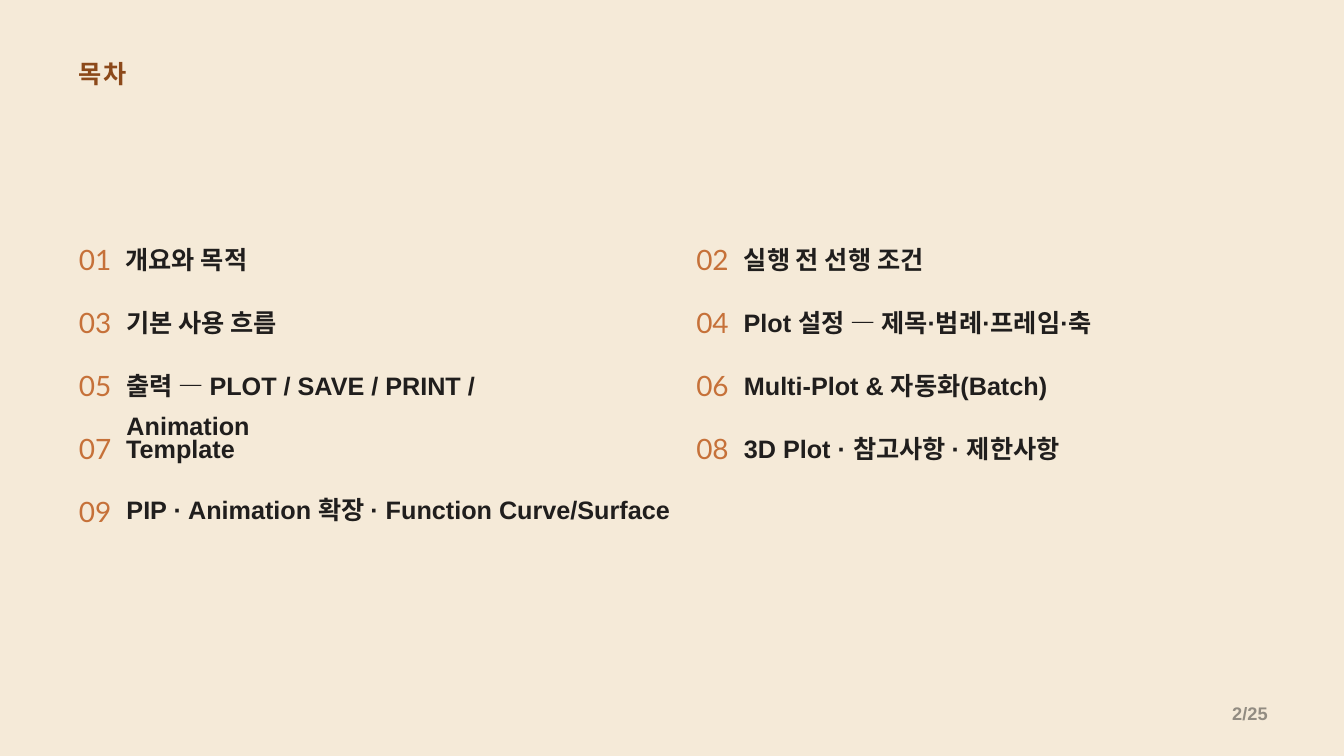
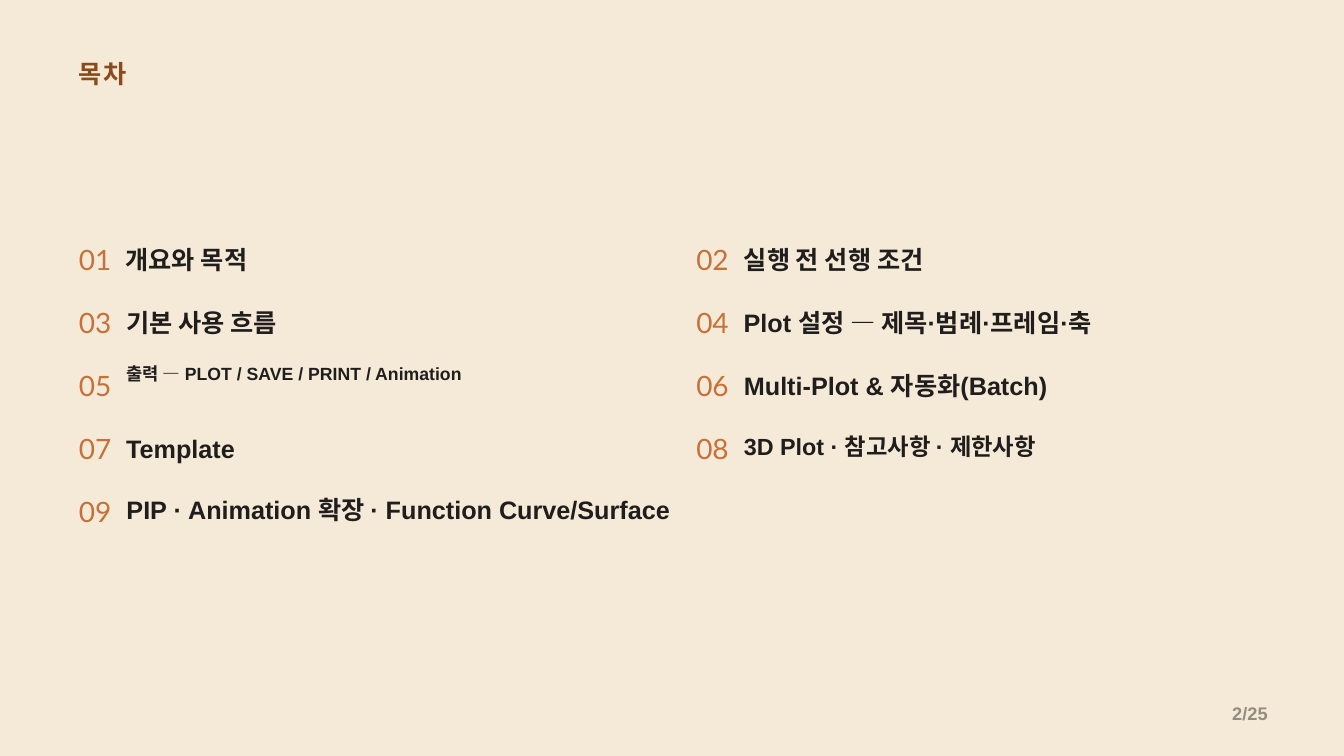
Before and after one commit to CWKIM113/CathPlot_Pub, a slide deck: slide 2 of CathPlot_발표.pptx. Drawn at 1344x756 pixels with LibreOffice and Linux fonts; fonts in the diff are those of the drawing. Boxes give left, top, right and bottom in pixels: in the first picture for what was removed or moved away, otherwise in the second. Text is boxed around its words. In the diff, an @@ line names an element or a change of style, - is before the commit and + after.

```diff
--- a/CathPlot_발표.pptx
+++ b/CathPlot_발표.pptx
@@ text "출력 — PLOT / SAVE ..." at [126, 365, 461, 382]: size 27 to 18.9 pt; line spacing 1.33 to 1.13 @@
@@ text "3D Plot · 참고사항 · ..." at [744, 435, 1036, 457]: size 27 to 25 pt @@
```
Also in this commit, not shown: 18 other slides changed, 1 other file.
